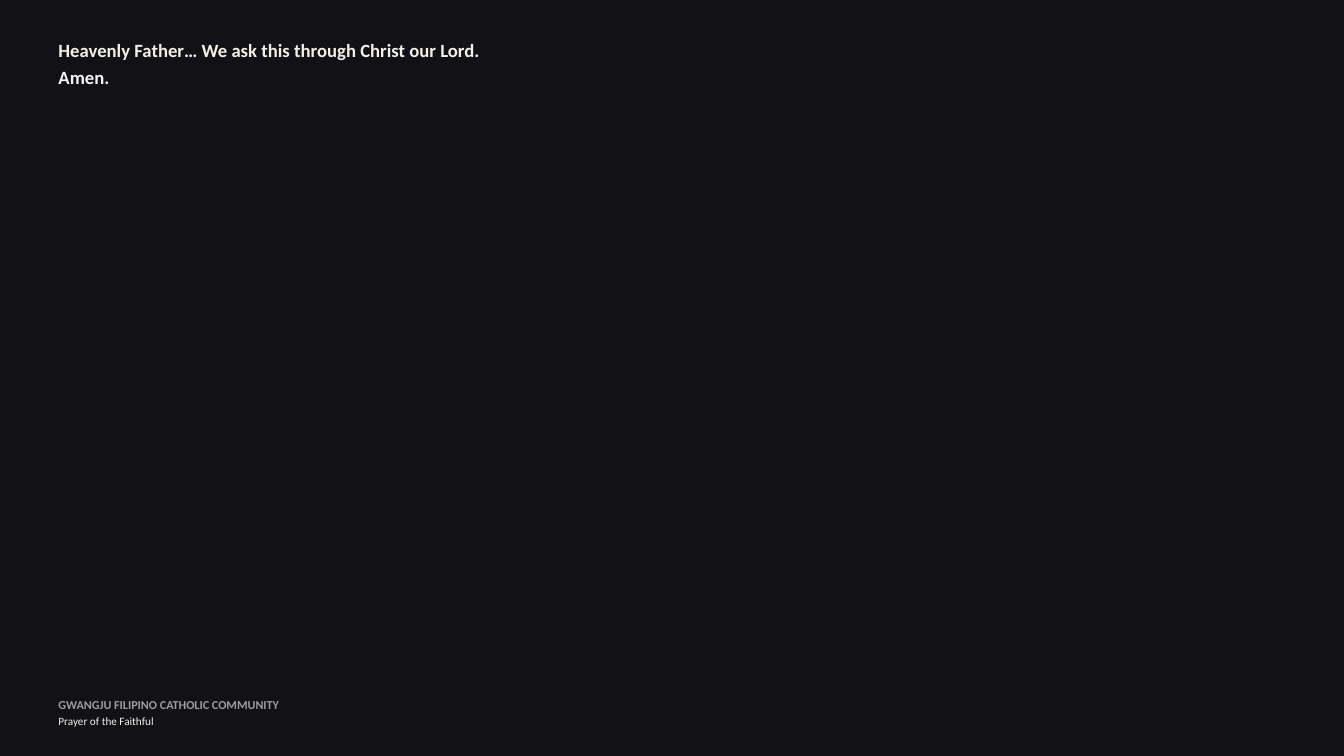
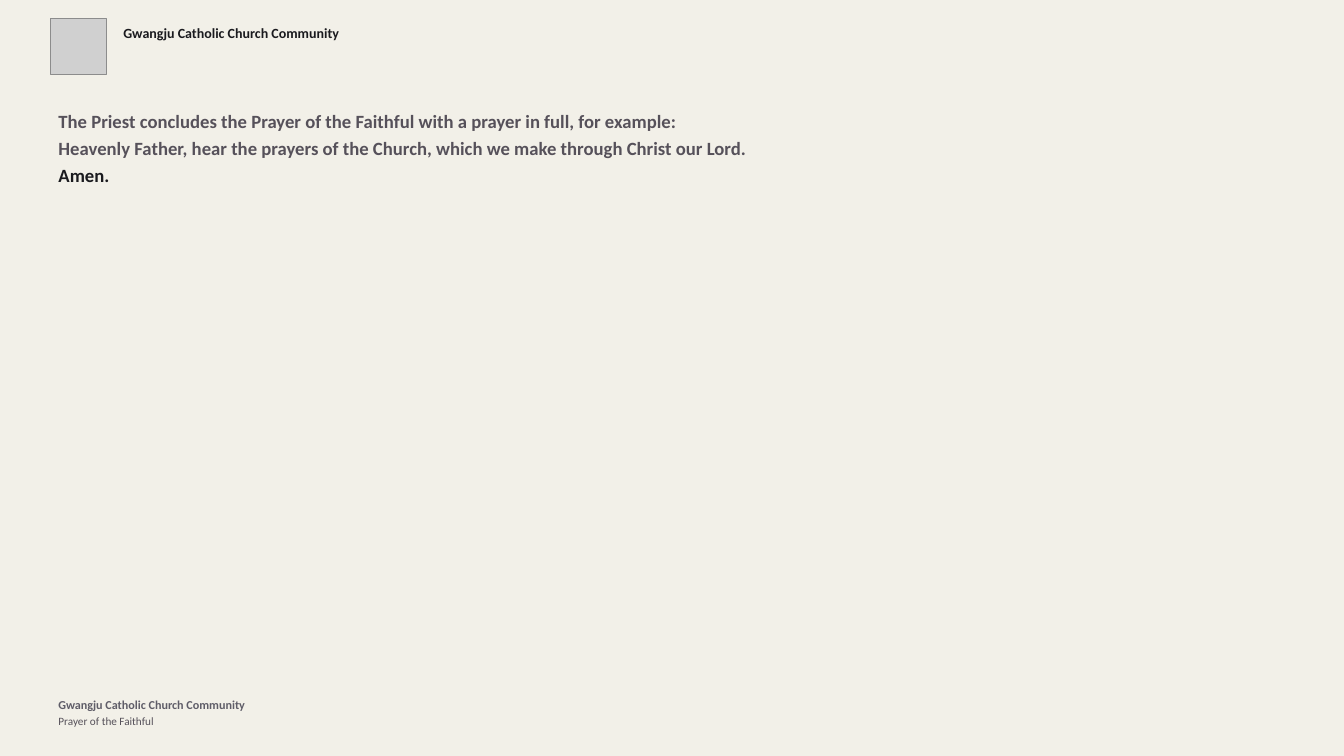
Before and after one commit to divinogabriel9/mass-ppt-generator, a slide deck: slide 27 of church_media_generator/outputs/mass_presentation.pptx (slide 28 before the commit). Drawn at 1344x756 pixels with LibreOffice and Linux fonts; fonts in the diff are those of the drawing; grey boxes stand for pictures. Boxes give left, top, right and bottom in pixels: in the first picture for what was removed or moved away, otherwise in the second. Text is boxed around its words. In the diff, an @@ line names an element or a change of style, - is before the commit and + after.

```diff
--- a/church_media_generator/outputs/mass_presentation.pptx
+++ b/church_media_generator/outputs/mass_presentation.pptx
@@ background #121216 to #F2F0E8 @@
@@ picture added at bbox=[50, 19, 106, 74] @@
@@ text added at bbox=[123, 28, 339, 41], 15 pt, text #1A1A1E, bold @@
+Gwangju Catholic Church Community
@@ text "The Priest concludes the Prayer ...": place and size @@
-text "The Priest concludes the Prayer ..." at bbox=[58, 44, 479, 84]
+text "The Priest concludes the Prayer ..." at bbox=[58, 115, 746, 182]
@@ text at bbox=[58, 115, 746, 158]: text changed; text colour #F2F0E8 to #56515A @@
-Heavenly Father… We ask this through Christ our Lord.
+The Priest concludes the Prayer of the Faithful with a prayer in full, for example:
+Heavenly Father, hear the prayers of the Church, which we make through Christ our Lord.
@@ text at bbox=[58, 170, 109, 182]: text colour #F5F5F5 to #1A1A1E in "Amen." @@
@@ text at bbox=[58, 700, 244, 711]: text changed; text colour #9B9BA5 to #5F5D68 @@
-GWANGJU FILIPINO CATHOLIC COMMUNITY
+Gwangju Catholic Church Community
@@ text at bbox=[58, 717, 153, 727]: text colour #F2F0E8 to #56515A in "Prayer of the Faithful" @@
```
Also in this commit, not shown: 34 other slides changed, 30 slides added, 26 slides removed, 27 other files.
